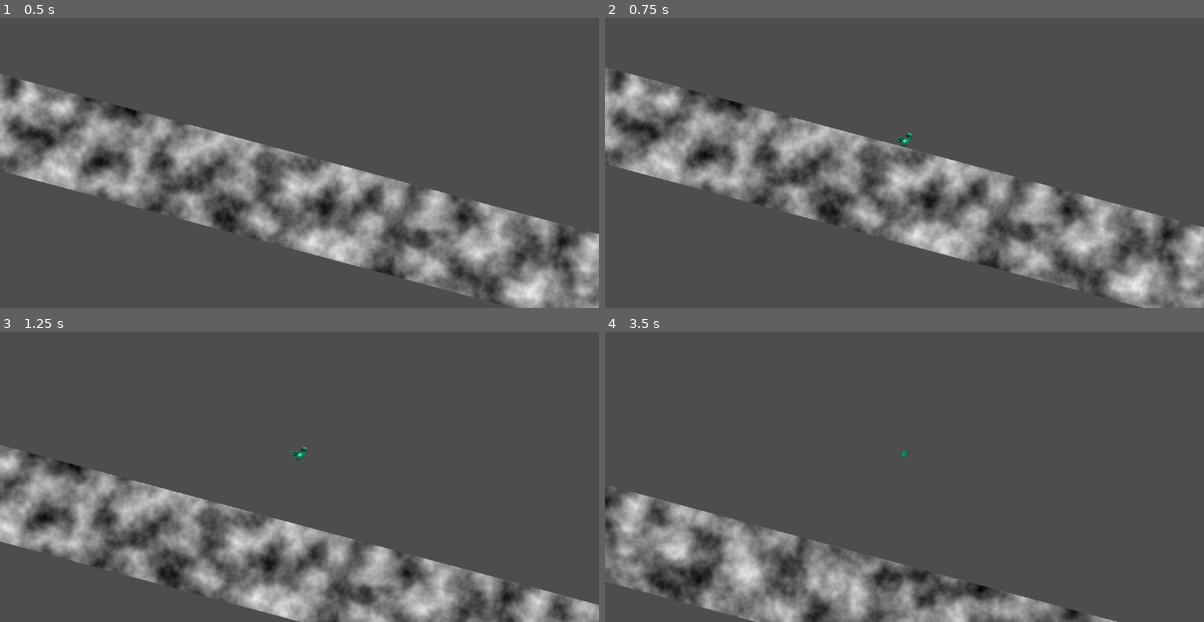
Above: before the commit, frames 1-4 (two rows, left to right).
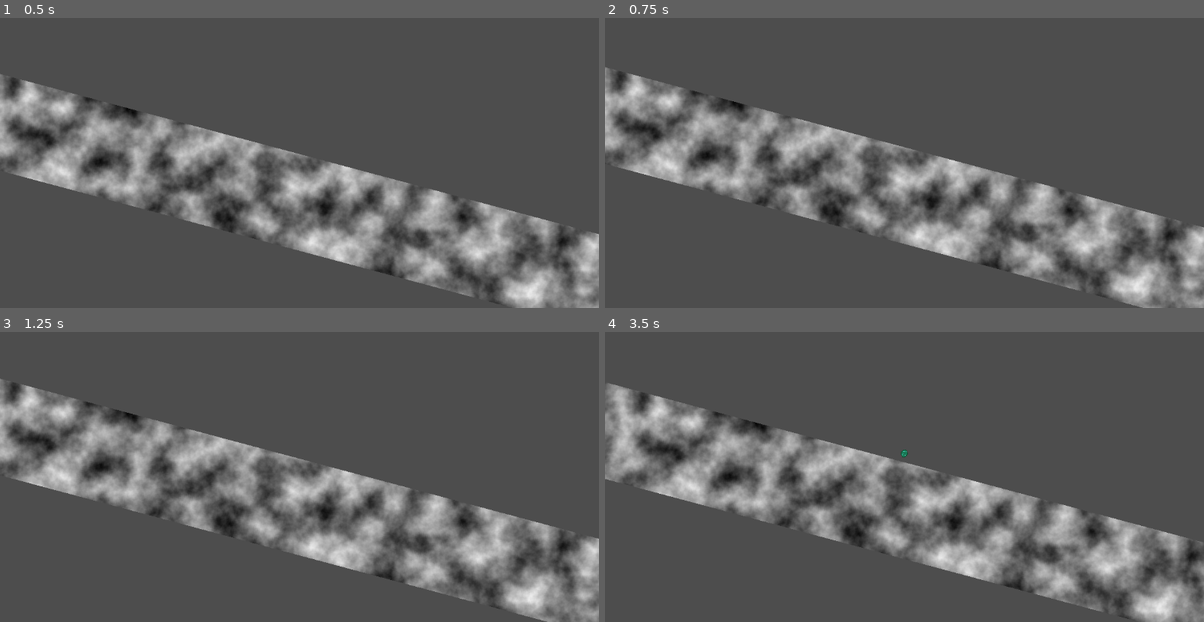
Above: after the commit, the same moments.

Repository: SinusMs/minijam-187
Game: Godot game, scene res://levels/ferdi_level_testink.tscn
The game is run twice, just before and just after one commit, with the same random seed, the same clock (stepped at 60 frames per second) and the same inputs. This scene is started directly instead of the project's main scene. The engine's default icon, where the game draws it, is replaced by a stand-in: a white triangle on a blue panel in a dark square.
Inputs:
- Up to frame 1 (0.5 s): no input
- Up to frame 2 (0.75 s): tap Enter (evolve) at 0.5, 0.6 s; hold D (right) from 0.53 s (still down)
- Up to frame 3 (1.25 s): keep holding D (right); tap Space (jump) at 0.77, 0.8, 1.07 s
- Up to frame 4 (3.5 s): release D (right) at 1.28 s; hold A (left) 1.28-2.03 s; tap Space (jump) at 1.35, 1.52, 1.82, 2.3, 3.02, 3.32 s; tap Enter (evolve) at 1.55, 2.1, 3.05 s; hold D (right) from 2.03 s (still down); tap P (shake) at 2.85 s

Frame 1 is identical in both runs. In frame 2, 0.9% of the frame differs, in the area x 0-100%, y 18-100%; in frame 3, 34%; in frame 4, 37%, in the area x 0-100%, y 17-100%.

Commit message:
character controller fix und shitting implemented

Diff:
--- a/entities/character/character_controller.tscn
+++ b/entities/character/character_controller.tscn
@@ -1,10 +1,13 @@
-[gd_scene load_steps=21 format=3 uid="uid://bokydwynkrbia"]
+[gd_scene load_steps=30 format=3 uid="uid://bokydwynkrbia"]
 
 [ext_resource type="Script" uid="uid://rpfba4d1fiy7" path="res://entities/character/character_controller.gd" id="1_2peoh"]
 [ext_resource type="Script" uid="uid://bmhsu3tnko74x" path="res://entities/character/state_machine.gd" id="2_5rbde"]
 [ext_resource type="Texture2D" uid="uid://pf5r75lqjuv3" path="res://assets/player/chimkenEgg.png" id="2_y5qnr"]
 [ext_resource type="Script" uid="uid://c2uxhropemok1" path="res://entities/character/egg.gd" id="3_jqtp5"]
 [ext_resource type="Script" uid="uid://bd0tonvbr6kkb" path="res://entities/character/chimken.gd" id="4_i81ls"]
+[ext_resource type="Script" uid="uid://bpqig4m2x7qas" path="res://entities/character/cracking.gd" id="6_cjobk"]
+[ext_resource type="Script" uid="uid://bthe1f6noc4w0" path="res://entities/character/shitting.gd" id="7_ybtjf"]
+[ext_resource type="Script" uid="uid://c6yiuqx2hiq21" path="res://entities/character/jumping.gd" id="8_ecc8j"]
 
 [sub_resource type="PhysicsMaterial" id="PhysicsMaterial_i81ls"]
 friction = 0.0
@@ -47,6 +50,30 @@
 atlas = ExtResource("2_y5qnr")
 region = Rect2(0, 96, 32, 32)
 
+[sub_resource type="AtlasTexture" id="AtlasTexture_2peoh"]
+atlas = ExtResource("2_y5qnr")
+region = Rect2(0, 160, 32, 32)
+
+[sub_resource type="AtlasTexture" id="AtlasTexture_6m4ra"]
+atlas = ExtResource("2_y5qnr")
+region = Rect2(32, 160, 32, 32)
+
+[sub_resource type="AtlasTexture" id="AtlasTexture_wcmqk"]
+atlas = ExtResource("2_y5qnr")
+region = Rect2(64, 160, 32, 32)
+
+[sub_resource type="AtlasTexture" id="AtlasTexture_hokhr"]
+atlas = ExtResource("2_y5qnr")
+region = Rect2(96, 160, 32, 32)
+
+[sub_resource type="AtlasTexture" id="AtlasTexture_rpw7p"]
+atlas = ExtResource("2_y5qnr")
+region = Rect2(128, 160, 32, 32)
+
+[sub_resource type="AtlasTexture" id="AtlasTexture_rtct2"]
+atlas = ExtResource("2_y5qnr")
+region = Rect2(160, 160, 32, 32)
+
 [sub_resource type="AtlasTexture" id="AtlasTexture_v821y"]
 atlas = ExtResource("2_y5qnr")
 region = Rect2(0, 128, 32, 32)
@@ -69,7 +96,7 @@
 "duration": 1.0,
 "texture": SubResource("AtlasTexture_rp15x")
 }],
-"loop": true,
+"loop": false,
 "name": &"chick_idle",
 "speed": 5.0
 }, {
@@ -100,7 +127,7 @@
 "duration": 1.0,
 "texture": SubResource("AtlasTexture_gqdnt")
 }],
-"loop": true,
+"loop": false,
 "name": &"chick_run",
 "speed": 10.0
 }, {
@@ -111,6 +138,29 @@
 "loop": true,
 "name": &"egg",
 "speed": 5.0
+}, {
+"frames": [{
+"duration": 1.0,
+"texture": SubResource("AtlasTexture_2peoh")
+}, {
+"duration": 1.0,
+"texture": SubResource("AtlasTexture_6m4ra")
+}, {
+"duration": 1.0,
+"texture": SubResource("AtlasTexture_wcmqk")
+}, {
+"duration": 1.0,
+"texture": SubResource("AtlasTexture_hokhr")
+}, {
+"duration": 1.0,
+"texture": SubResource("AtlasTexture_rpw7p")
+}, {
+"duration": 1.0,
+"texture": SubResource("AtlasTexture_rtct2")
+}],
+"loop": false,
+"name": &"shit",
+"speed": 15.0
 }, {
 "frames": [{
 "duration": 1.0,
@@ -138,7 +188,7 @@
 
 [node name="ChimkenSprite" type="AnimatedSprite2D" parent="."]
 sprite_frames = SubResource("SpriteFrames_v821y")
-animation = &"chick_idle"
+animation = &"chick_run"
 
 [node name="EggCollShape" type="CollisionPolygon2D" parent="."]
 polygon = PackedVector2Array(-3, -7, -6, -4, -7, -2, -7, 3, -6, 5, -3, 8, 2, 8, 5, 5, 6, 3, 6, -2, 5, -4, 2, -7)
@@ -157,7 +207,7 @@
 character = NodePath("../..")
 egg_shape = NodePath("../../EggCollShape")
 egg_sprite = NodePath("../../ChimkenSprite")
-crack_speed_threshold = 600.0
+crack_speed_threshold = 300.0
 metadata/_custom_type_script = "uid://c2uxhropemok1"
 
 [node name="Chimken" type="Node" parent="StateMachine" node_paths=PackedStringArray("character", "chimken_shape", "chimken_sprite")]
@@ -165,4 +215,25 @@
 character = NodePath("../..")
 chimken_shape = NodePath("../../ChimkenCollShape")
 chimken_sprite = NodePath("../../ChimkenSprite")
+jump_cooldown = 0.1
 metadata/_custom_type_script = "uid://bd0tonvbr6kkb"
+
+[node name="Cracking" type="Node" parent="StateMachine" node_paths=PackedStringArray("egg_sprite", "character", "chimken_shape")]
+script = ExtResource("6_cjobk")
+egg_sprite = NodePath("../../ChimkenSprite")
+character = NodePath("../..")
+chimken_shape = NodePath("../../ChimkenCollShape")
+metadata/_custom_type_script = "uid://bpqig4m2x7qas"
+
+[node name="Shitting" type="Node" parent="StateMachine" node_paths=PackedStringArray("chimken_sprite", "character", "chimken_shape")]
+script = ExtResource("7_ybtjf")
+chimken_sprite = NodePath("../../ChimkenSprite")
+character = NodePath("../..")
+chimken_shape = NodePath("../../ChimkenCollShape")
+metadata/_custom_type_script = "uid://bthe1f6noc4w0"
+
+[node name="Jumping" type="Node" parent="StateMachine" node_paths=PackedStringArray("chimken_sprite", "chimken_shape")]
+script = ExtResource("8_ecc8j")
+chimken_sprite = NodePath("../../ChimkenSprite")
+chimken_shape = NodePath("../../ChimkenCollShape")
+metadata/_custom_type_script = "uid://c6yiuqx2hiq21"
--- a/entities/character/chimken.gd
+++ b/entities/character/chimken.gd
@@ -28,7 +28,7 @@
 
 func update(delta: float) -> void:
 	if Input.is_action_just_pressed("evolve"):
-		transitioned.emit(self, "egg")
+		transitioned.emit(self, "shitting")
 	if character.on_floor:
 		jump_counter = jump_amount
 	time += delta
@@ -43,9 +43,7 @@
 		character.apply_impulse(Vector2(0.0, -jump_strenght))
 		jump_counter -= 1
 		time = 0.0
-		chimken_sprite.stop()
-		chimken_sprite.play("chick_jump")
-		await chimken_sprite.animation_finished
+		transitioned.emit(self, "jumping")
 
 	if character.on_floor_currently:
 		if current_speed > 100.0:
--- /dev/null
+++ b/entities/character/cracking.gd
@@ -0,0 +1,22 @@
+extends State
+class_name Cracking
+
+@export var egg_sprite: AnimatedSprite2D
+@export var character: RigidBody2D
+@export var chimken_shape: CollisionPolygon2D
+
+func enter() -> void:
+	chimken_shape.disabled = false
+	egg_sprite.play("splat")
+	character.rotation = 0.0
+	await egg_sprite.animation_finished
+	transitioned.emit(self, "chimken")
+
+func exit() -> void:
+	chimken_shape.disabled = true
+
+func update(_delta: float) -> void:
+	pass
+
+func physics_update(_delta: float) -> void:
+	pass
--- a/entities/character/egg.gd
+++ b/entities/character/egg.gd
@@ -22,6 +22,7 @@
 	character.physics_material_override.friction = 1.0
 	speed = initial_speed
 	egg_sprite.play("egg")
+	print("eggus maximus")
 
 func exit() -> void:
 	egg_shape.disabled = true
@@ -40,8 +41,5 @@
 	character.apply_force(Vector2(speed, 0.0))
 	var current_speed: float = character.linear_velocity.length()
 	if prev_speed - current_speed > crack_speed_threshold:
-		egg_sprite.play("splat")
-		character.rotation = 0.0
-		await egg_sprite.animation_finished
-		transitioned.emit(self, "chimken")
+		transitioned.emit(self, "cracking")
 	prev_speed = current_speed
--- /dev/null
+++ b/entities/character/jumping.gd
@@ -0,0 +1,21 @@
+extends State
+class_name Jumping
+
+@export var chimken_sprite: AnimatedSprite2D
+@export var chimken_shape: CollisionPolygon2D
+
+func enter() -> void:
+	chimken_shape.disabled = false
+	chimken_sprite.play("chick_jump")
+	await chimken_sprite.animation_finished
+	transitioned.emit(self, "chimken")
+
+func exit() -> void:
+	pass
+
+func update(_delta: float) -> void:
+	if Input.is_action_just_pressed("evolve"):
+		transitioned.emit(self, "shitting")
+
+func physics_update(_delta: float) -> void:
+	pass
--- /dev/null
+++ b/entities/character/shitting.gd
@@ -0,0 +1,24 @@
+extends State
+class_name Shitting
+
+@export var chimken_sprite: AnimatedSprite2D
+@export var character: RigidBody2D
+@export var chimken_shape: CollisionPolygon2D
+
+func enter() -> void:
+	chimken_shape.disabled = false
+	chimken_sprite.play("shit")
+	var tween = get_tree().create_tween()
+	tween.tween_property(chimken_sprite, "position", Vector2(5 * sign(character.linear_velocity.x), -7), 0.4)
+	await chimken_sprite.animation_finished
+	chimken_sprite.position = Vector2(0, 0)
+	transitioned.emit(self, "egg")
+
+func exit() -> void:
+	chimken_shape.disabled = true
+
+func update(_delta: float) -> void:
+	pass
+
+func physics_update(_delta: float) -> void:
+	pass
--- a/project.godot
+++ b/project.godot
@@ -24,6 +24,19 @@
 [dotnet]
 
 project/assembly_name="Ludum Dare 57"
+
+[file_customization]
+
+folder_colors={
+"res://aseprite/": "pink",
+"res://assets/": "purple",
+"res://entities/": "blue",
+"res://entities/character/": "teal",
+"res://entities/pickups/": "green",
+"res://globals/": "yellow",
+"res://levels/": "orange",
+"res://ui/": "red"
+}
 
 [input]
 
Not shown, added: entities/character/cracking.gd.uid
Not shown, added: entities/character/jumping.gd.uid
Not shown, added: entities/character/shitting.gd.uid
